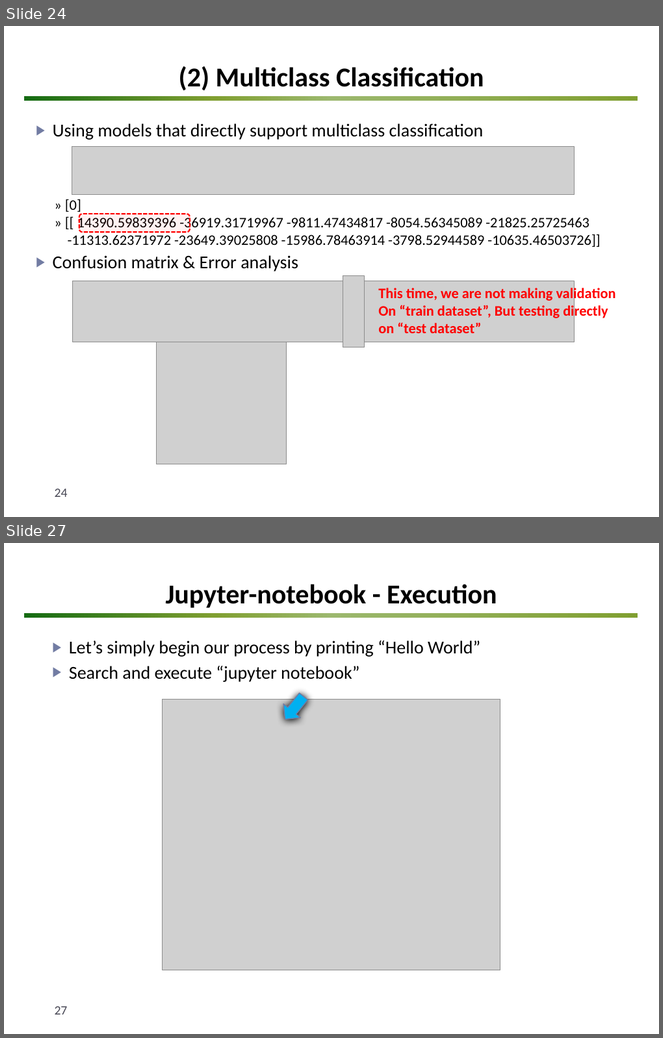
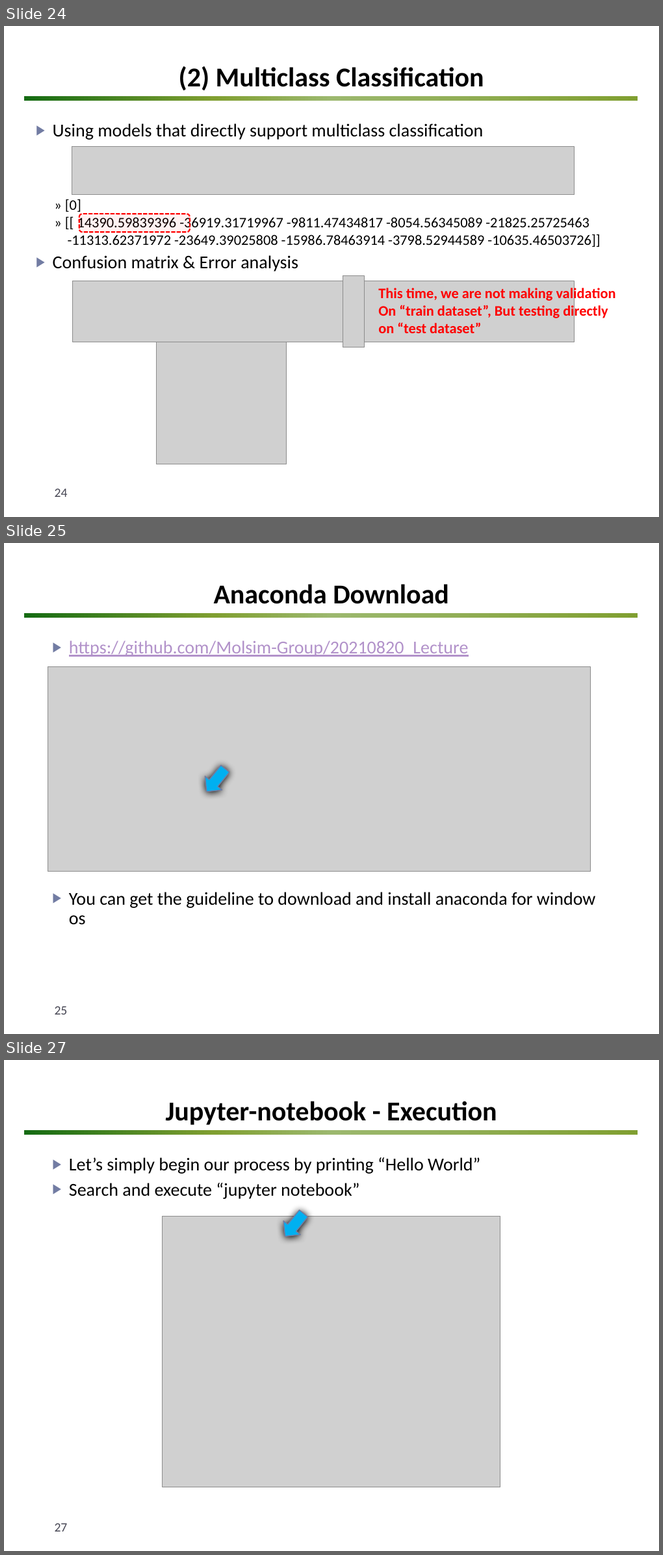
Before and after one commit to matphyscope/20220808_Lecture, a slide deck: lecture_ppts/Lecture 2 - MNIST Classification.pptx. Shown one above the other, each under a label of ours: slides 24 and 27 before the commit, slides 24, 25 and 27 after it; the slides between them are not shown. The pictures are 663x1038 and 663x1555 pixels, drawn with LibreOffice and Linux fonts; fonts in the diff are those of the drawing; grey boxes stand for pictures; background and template pictures are left out. Boxes give left, top, right and bottom in pixels: in the first picture for what was removed or moved away, otherwise in the second. Text is boxed around its words. In the diff, an @@ line names an element or a change of style, - is before the commit and + after.

```diff
--- a/lecture_ppts/Lecture 2 - MNIST Classification.pptx
+++ b/lecture_ppts/Lecture 2 - MNIST Classification.pptx
@@ slide 25 added at (4, 543, 659, 1034), background #FFFFFF; not listed: 1 template element that a slide beside it also shows @@
@@ title added at (214, 584, 449, 604), 30 pt, text #000000, bold @@
+Anaconda Download
@@ text added at (69, 641, 596, 925), 20 pt, text #000000 @@
+▶ https://github.com/Molsim-Group/20210820_Lecture
+▶ You can get the guideline to download and install anaconda for window os
@@ picture added at (48, 667, 590, 872) @@
@@ down arrow added at (198, 762, 233, 798), fill #00B0F0, outline #727CA3 1 pt @@
@@ page number added at (55, 1006, 68, 1015), 14 pt, text #464653 @@
+25
```
Also in this commit, not shown: 3 slides changed, 1 slide removed, 10 other files.
